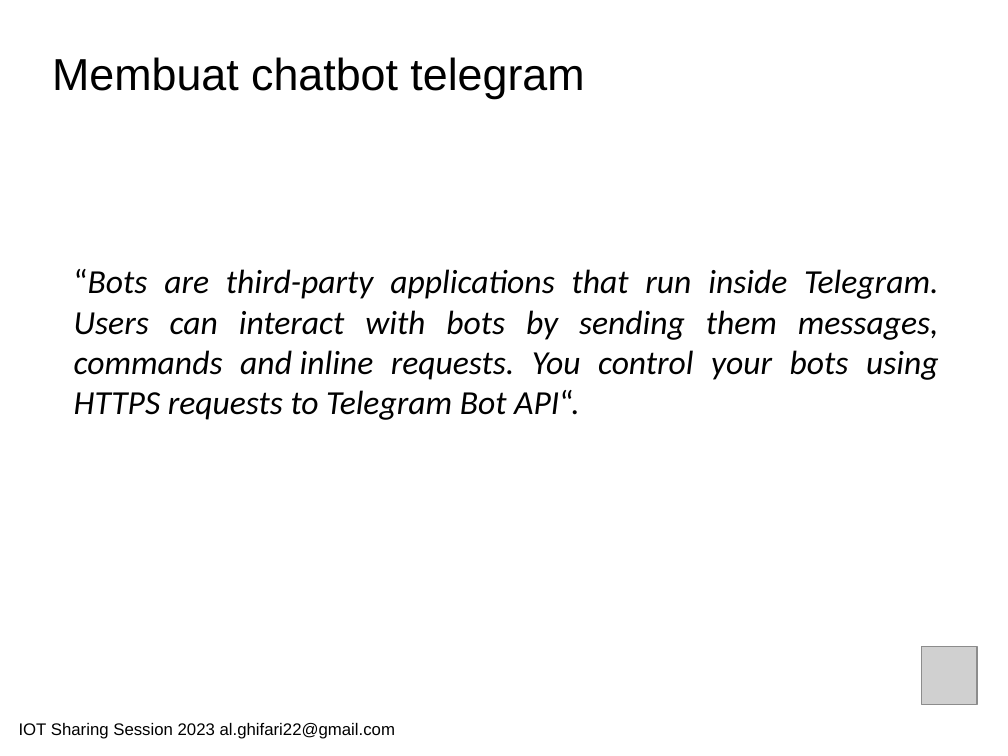
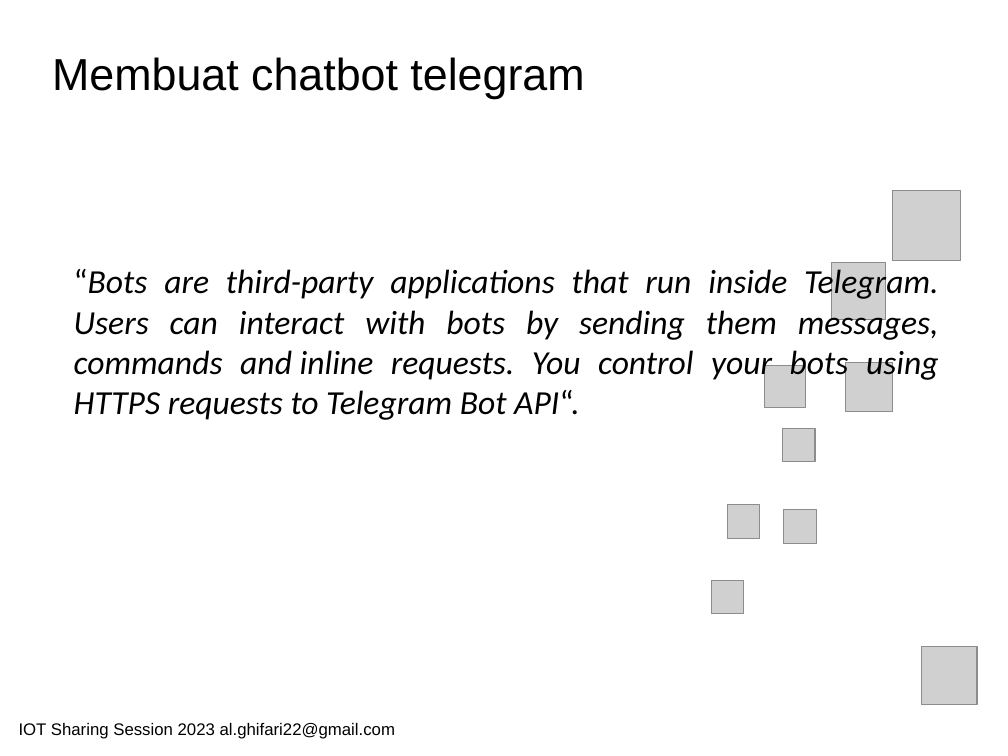
Before and after one commit to bangjii/IOT-Sharing-Telegram-Chatbot, a slide deck: slide 8 of IOT Sharing Session 2023 - Hudzaifah.pptx. Drawn at 1008x756 pixels with LibreOffice and Linux fonts; fonts in the diff are those of the drawing; grey boxes stand for pictures. Boxes give left, top, right and bottom in pixels: in the first picture for what was removed or moved away, otherwise in the second. Text is boxed around its words. In the diff, an @@ line names an element or a change of style, - is before the commit and + after.

```diff
--- a/IOT Sharing Session 2023 - Hudzaifah.pptx
+++ b/IOT Sharing Session 2023 - Hudzaifah.pptx
@@ group added at box(711, 191, 961, 614): 8 pictures @@
```
Also in this commit, not shown: 3 other slides changed, 10 slides added, 1 slide removed.
